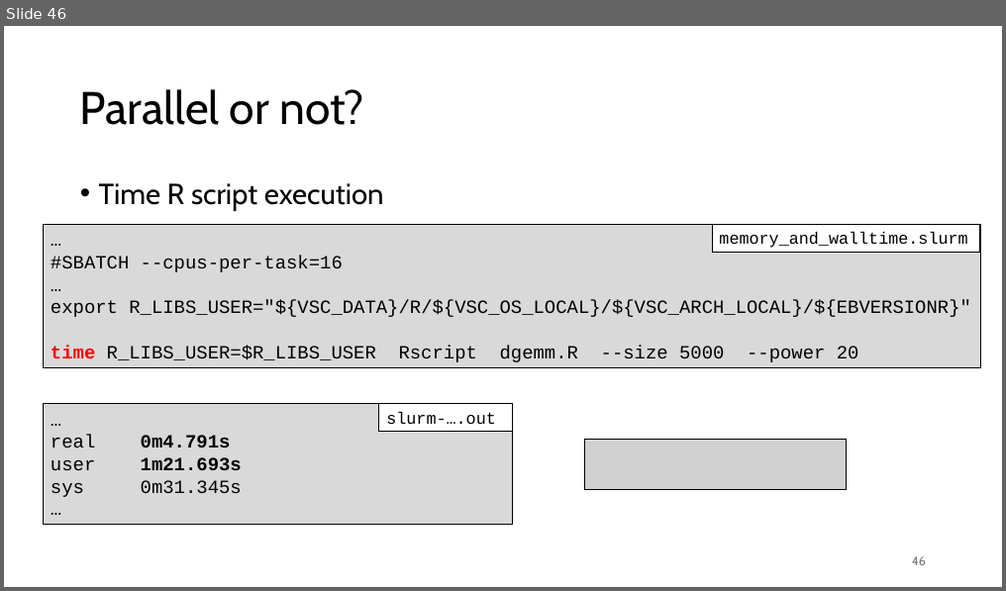
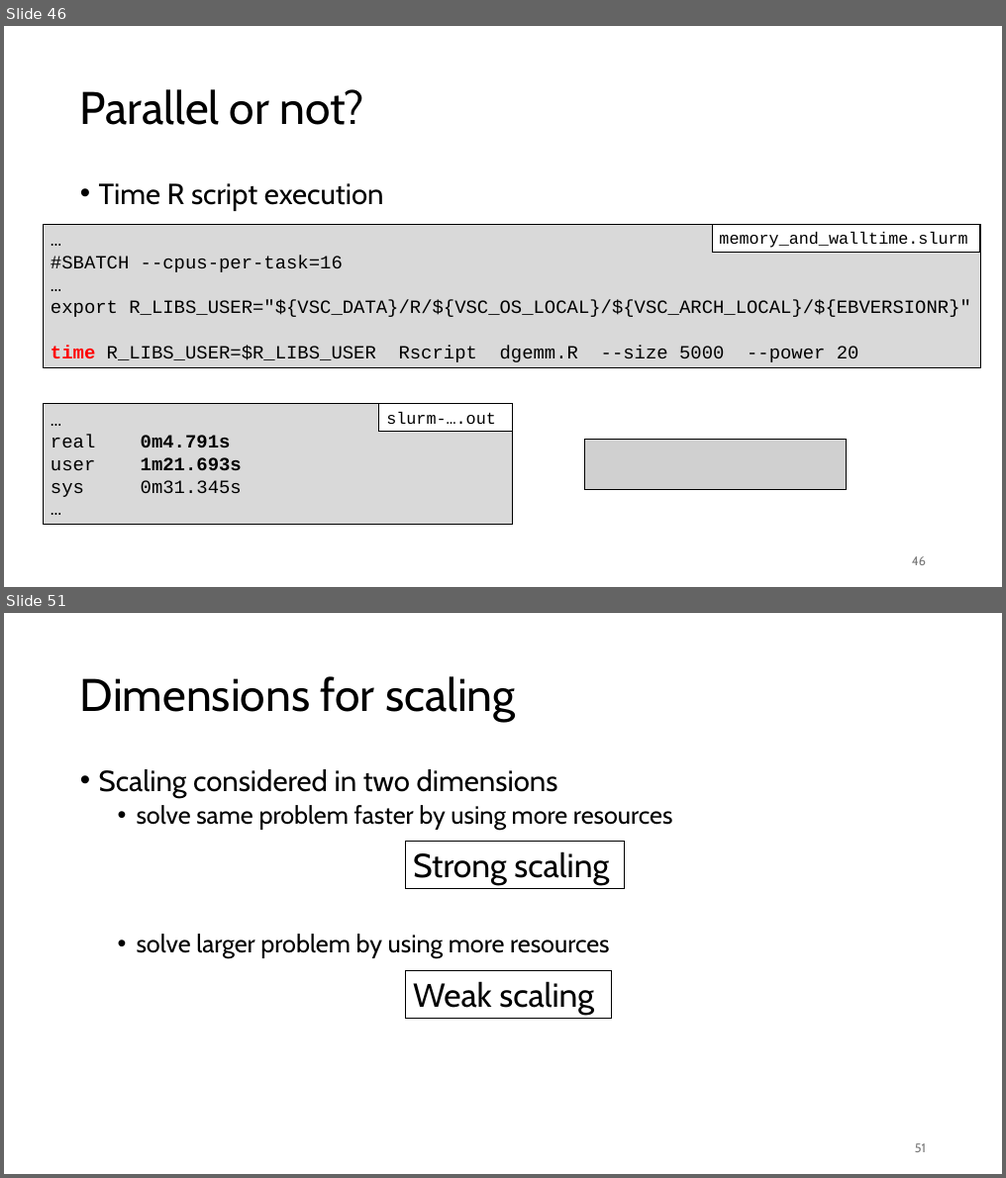
Before and after one commit to gjbex/Best-practices-for-data-science-on-HPC, a slide deck: best_practices_for_data_science_on_hpc.pptx. Shown one above the other, each under a label of ours: slide 46 before the commit, slides 46 and 51 after it; the slides between them are not shown. The pictures are 1006x591 and 1006x1178 pixels, drawn with LibreOffice and Linux fonts; fonts in the diff are those of the drawing; grey boxes stand for pictures. Boxes give left, top, right and bottom in pixels: in the first picture for what was removed or moved away, otherwise in the second. Text is boxed around its words. In the diff, an @@ line names an element or a change of style, - is before the commit and + after.

Commit message:
Add slides on efficiency scaling

```diff
--- a/best_practices_for_data_science_on_hpc.pptx
+++ b/best_practices_for_data_science_on_hpc.pptx
@@ slide 51 added at [4, 613, 1002, 1174], background #FFFFFF @@
@@ title added at [80, 676, 516, 722], 44 pt, text #000000 @@
+Dimensions for scaling
@@ text added at [99, 769, 673, 959], 24 pt, text #000000 @@
+• Scaling considered in two dimensions
+  • solve same problem faster by using more resources
+  • solve larger problem by using more resources
@@ rectangle added at [406, 841, 626, 888], outline #000000 0.75 pt, 32 pt, text #000000 @@
+Strong scaling
@@ rectangle added at [406, 970, 612, 1019], outline #000000 0.75 pt, 32 pt, text #000000 @@
+Weak scaling
@@ page number added at [915, 1144, 926, 1153], 12 pt, text #797979 @@
+51
```
Also in this commit, not shown: 10 other slides added.
